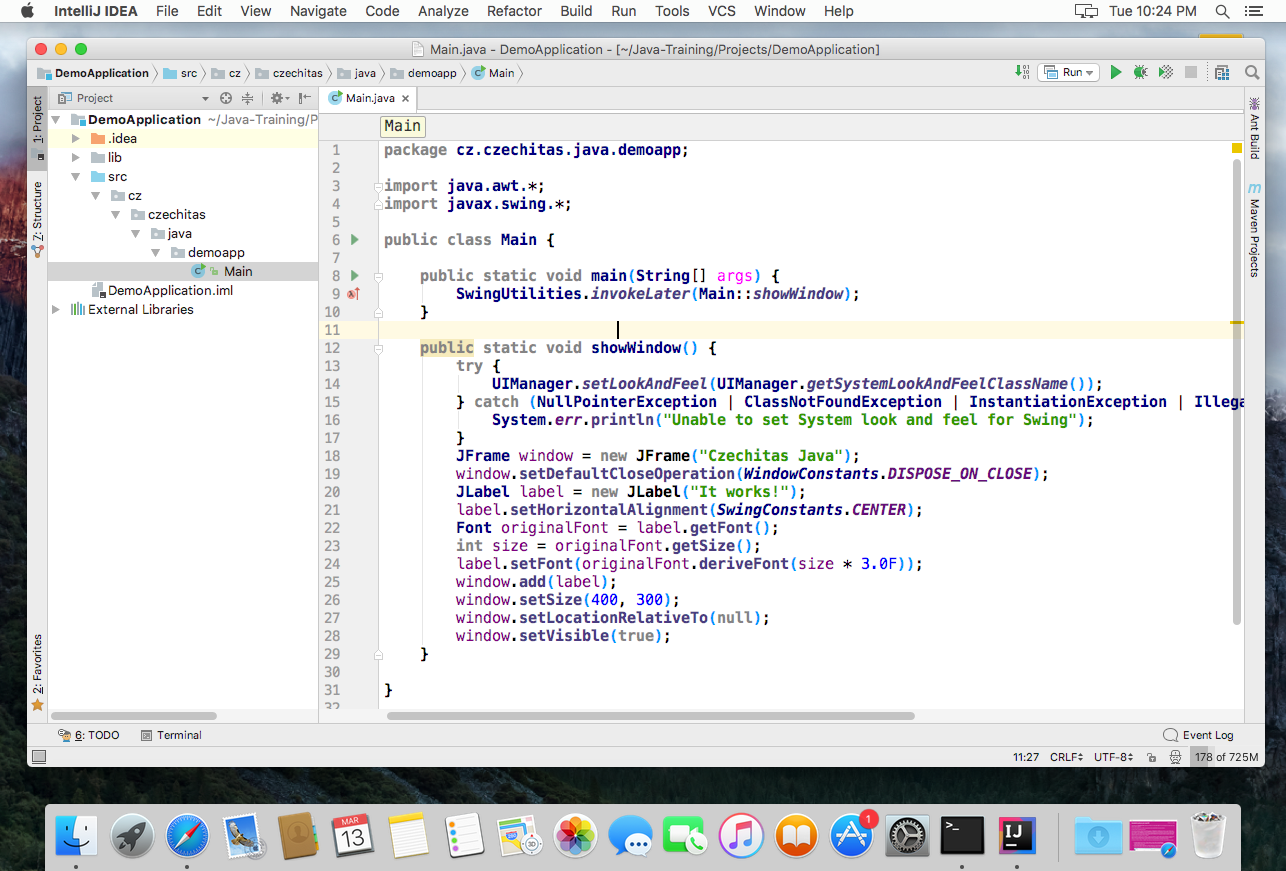
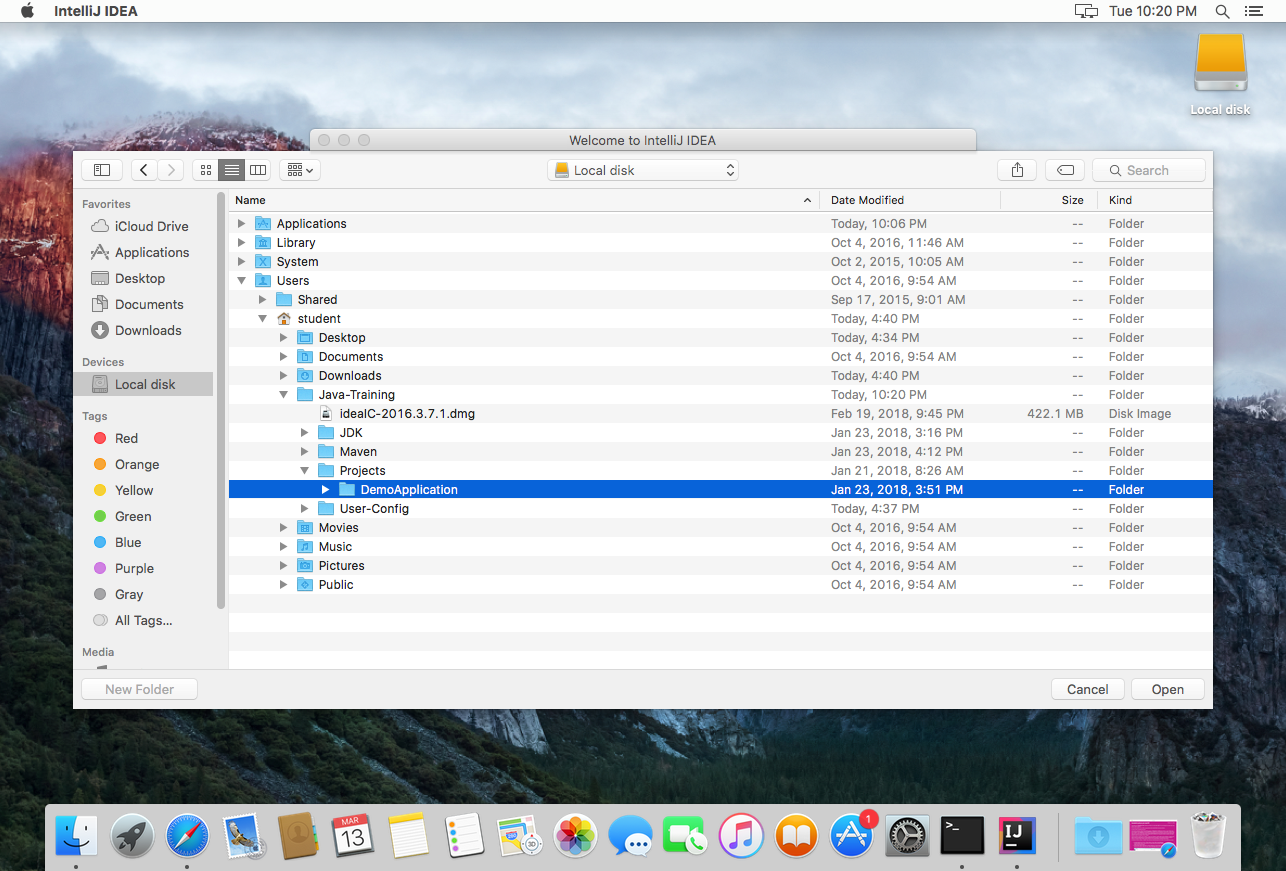
Comparing the layer stacks of the two 1286 x 871 images. Changes:
painted on "Layer 1" over [0, 5, 1286, 825]
